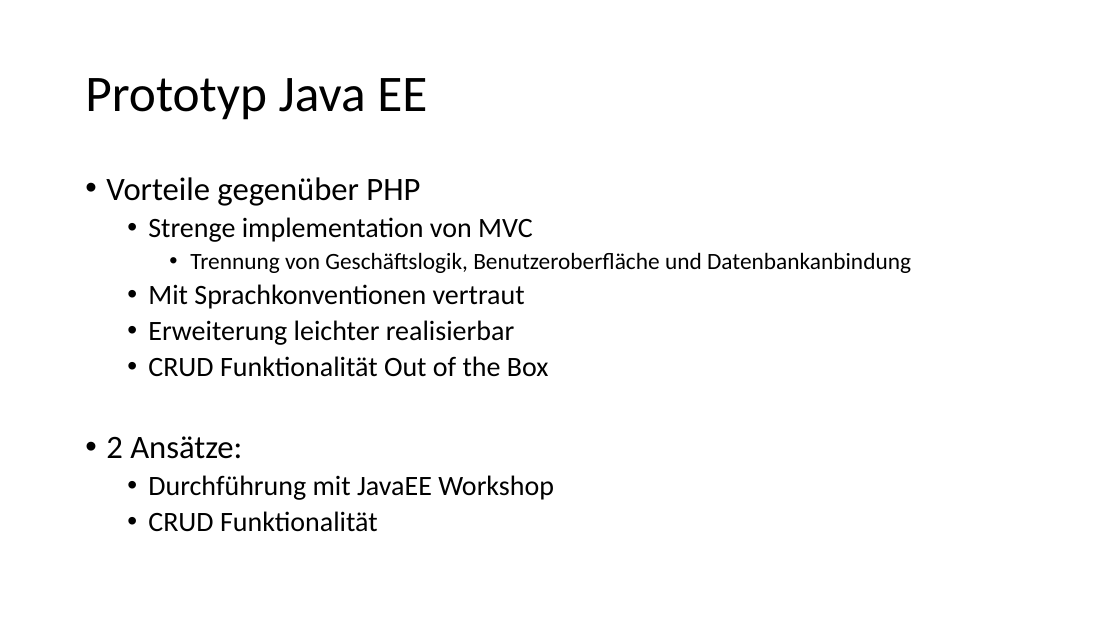
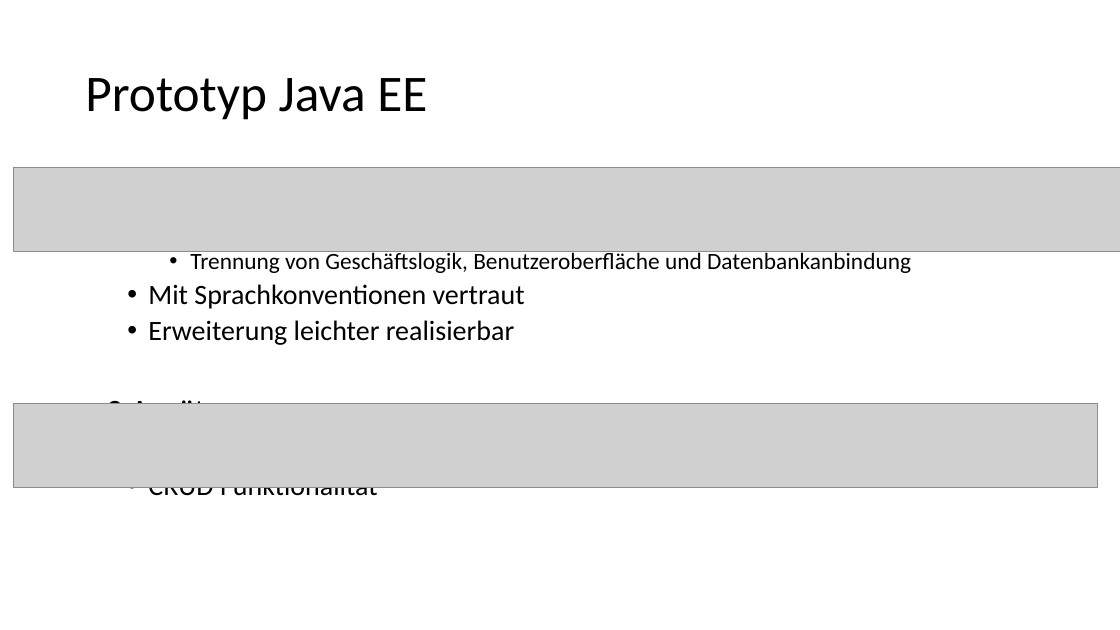
Before and after one commit to bastscho/diplomprojekt, a slide deck: slide 5 of Dokumente/Praesentationen/Technische_Praesentationen_03.07.17/praesi.pptx. Drawn at 1120x630 pixels with LibreOffice and Linux fonts; fonts in the diff are those of the drawing; grey boxes stand for pictures. Boxes give left, top, right and bottom in pixels: in the first picture for what was removed or moved away, otherwise in the second. Text is boxed around its words. In the diff, an @@ line names an element or a change of style, - is before the commit and + after.

```diff
--- a/Dokumente/Praesentationen/Technische_Praesentationen_03.07.17/praesi.pptx
+++ b/Dokumente/Praesentationen/Technische_Praesentationen_03.07.17/praesi.pptx
@@ picture added at box(13, 168, 1120, 251) @@
@@ text at box(148, 356, 549, 377): paragraph removed @@
-  • CRUD Funktionalität Out of the Box
@@ picture added at box(13, 403, 1098, 487) @@
```
Also in this commit, not shown: 1 slide added.
